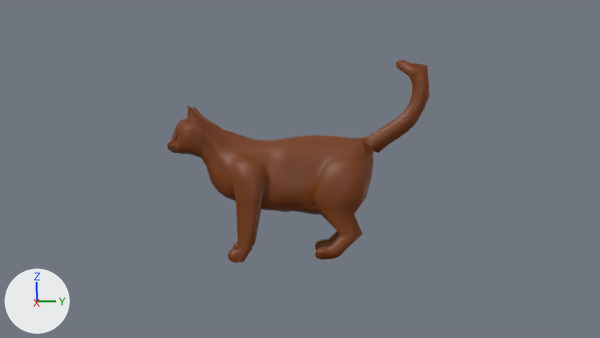
An edit to the Blender file props/Chat_Camille/Chat_Camille_squelette.blend, drawn before and after from the same camera.
One viewpoint serves both versions: the file's camera 'Camera'. Lighting does not change. The marker at lower left points along +X, +Y and +Z.

The first picture shows 'Chat'.
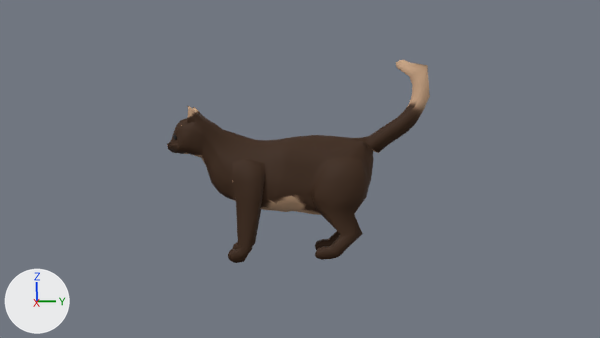
Where the change shows, as pixel boxes [x1, y1, x2, y2] in the pictures (600 x 338 px):
```json
{"object": "Chat", "change": "surface changed", "before": [167, 60, 430, 263], "after": [167, 60, 430, 263]}
```

The change, as JSON lines over the scene's bpy script:
```json
{"op": "add", "block": "img_lampepixar_support_basecolor_png", "code": ["img_lampepixar_support_basecolor_png = load_image('lampePixar_support_BaseColor.png', '../pixie/lampePixar_support_BaseColor.png', 1024, 1024, 'sRGB')"]}
{"op": "remove", "block": "mat_material_001", "code": "mat_material_001.base_color = (0.184, 0.0387, 0.0)  # brown #773700"}
{"op": "add", "block": "mat_material_001", "code": "mat_material_001.texture = img_lampepixar_support_basecolor_png"}
{"op": "set", "path": "mat_material_001.roughness", "old": "0.5", "new": "0.681"}
{"op": "add", "block": "mat_material_001", "code": "mat_material_001.specular_ior_level = 0.202"}
```
